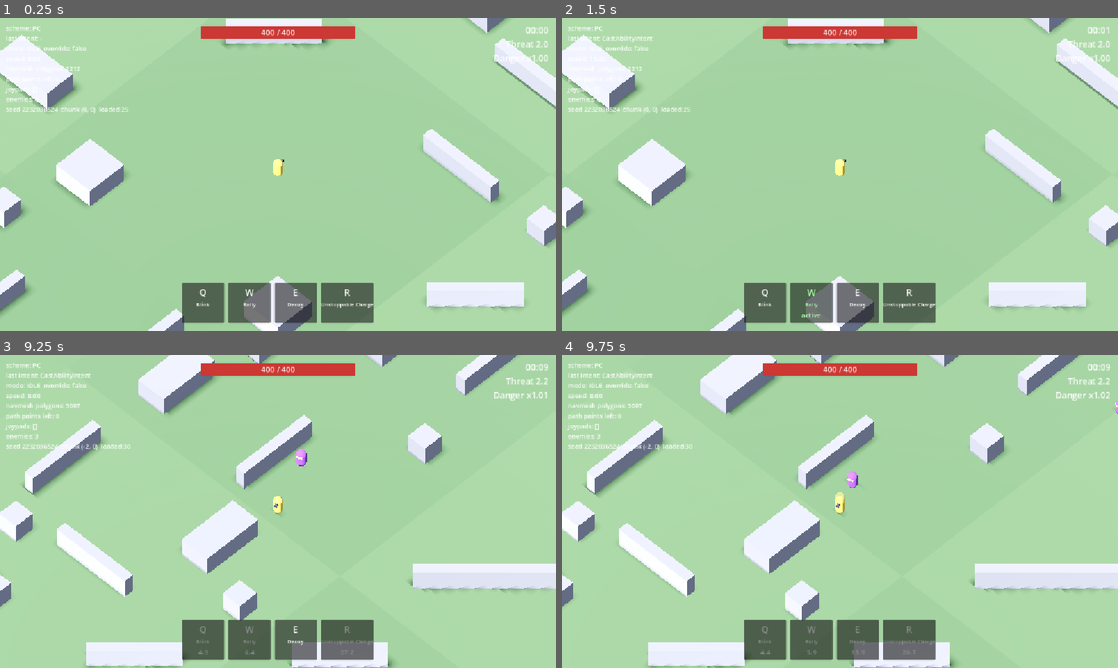
Above: before the commit, frames 1-4 (two rows, left to right).
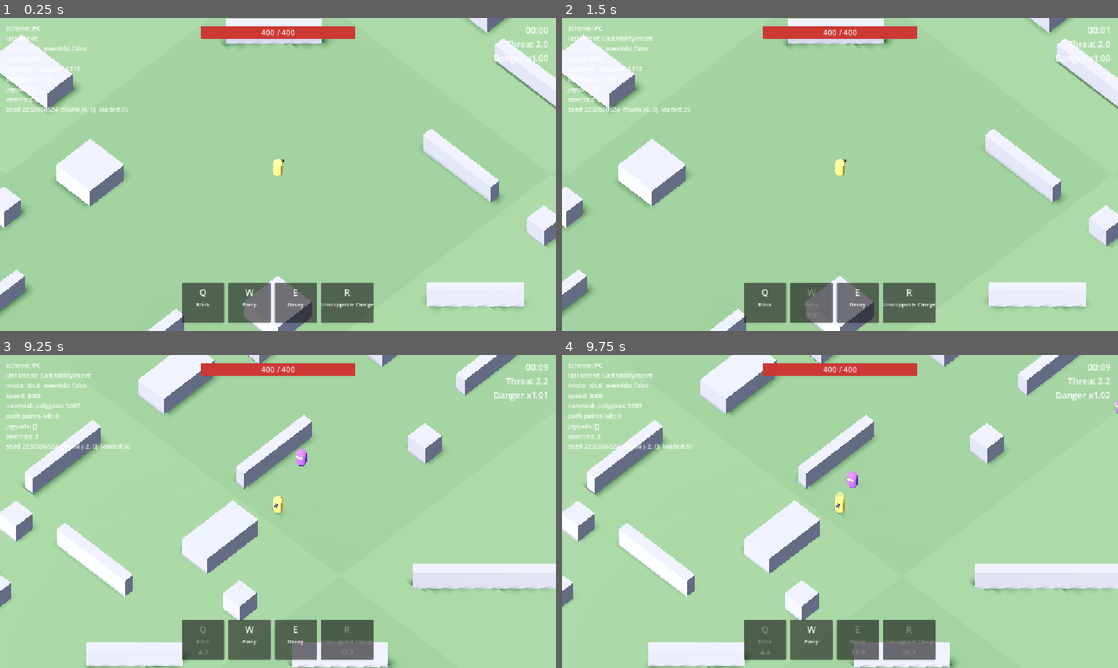
Above: after the commit, the same moments.

Repository: Ahadwen/Escape-v2
Game: Godot game, scene res://world/levels/level.tscn
The game is run twice, just before and just after one commit, with the same random seed, the same clock (stepped at 60 frames per second) and the same inputs.
Inputs (mouse positions are in pixels of both pictures, inside the frame that each line leads up to):
- Up to frame 1 (0.25 s): no input
- Up to frame 2 (1.5 s): tap Enter at 0.5 s; move the mouse to (812, 237) at 0.52 s; tap W (ability_2) at 0.6 s; click (812, 237) at 0.67 s; drag from (1006, 221) to (812, 237) at 1.27 s
- Up to frame 3 (9.25 s): click (250, 574) at 2 s; move the mouse to (111, 464) at 2.02 s; tap W (ability_2) at 2.1, 3.8, 5.3, 6.8, 8.3 s; click (111, 464) at 2.17 s; click (111, 464) at 2.75 s; drag from (305, 511) to (111, 464) at 2.77 s; click (111, 464) at 3.5 s; move the mouse to (194, 433) at 3.52 s; tap R (ability_4) at 3.6 s; click (194, 433) at 3.67 s; drag from (400, 495) to (194, 433) at 4.27 s; move the mouse to (166, 527) at 5.02 s; tap F (interact) at 5.1 s; click (166, 527) at 5.17 s; drag from (333, 442) to (166, 527) at 5.77 s; move the mouse to (250, 574) at 6.52 s; tap S (stop) at 6.6 s; click (250, 574) at 6.67 s; drag from (444, 558) to (250, 574) at 7.27 s; click (250, 574) at 8 s; move the mouse to (111, 464) at 8.02 s; tap Q (ability_1) at 8.1 s; click (111, 464) at 8.17 s; drag from (305, 511) to (111, 464) at 8.77 s
- Up to frame 4 (9.75 s): move the mouse to (756, 433) at 9.52 s; tap E (ability_3) at 9.6 s; click (756, 433) at 9.67 s

The runs differ from the first frame. In frame 1, less than 0.1% of the frame differs, in the area x 43-47%, y 91-93%; in frame 2, less than 0.1%, in the area x 43-47%, y 86-96%; in frame 3, less than 0.1%; in frame 4, less than 0.1%.

Commit message:
Knight W becomes a parry
0.4 s window with no damage taken. A hit during the window succeeds:
enemies within 3.5 m are knocked back 4 m and stunned 0.6 s, and she gains
+80% move speed (scales with Will) for 3 s. HealthComponent now emits
damage_negated for prevented hits; FxRing gives quick ground-ring feedback.

Co-Authored-By: Claude Opus 5.5 <noreply@anthropic.com>
Claude-Session: https://claude.ai/code/session_01MK2ViG6yW215fERvVJH3QP

Diff:
--- /dev/null
+++ b/abilities/executions/parry_execution.gd
@@ -0,0 +1,93 @@
+class_name ParryExecution
+extends AbilityExecution
+## Window -> (hit during window) success: knockback + stun around the caster,
+## speed boost for a while -> end. A missed parry ends when the window closes.
+
+signal parried
+
+const PARRY_ID: StringName = &"parry"
+const GRACE_ID: StringName = &"parry_grace"
+const WINDOW_COLOR: Color = Color(0.6, 0.85, 1.0, 0.7)
+const SUCCESS_COLOR: Color = Color(1.0, 1.0, 1.0, 0.9)
+
+var _data: ParryAbilityData
+var _window_left: float = 0.0
+var _boost_left: float = 0.0
+var _succeeded: bool = false
+var _modifier: StatModifier
+
+
+func _init(p_context: CastContext, data: ParryAbilityData) -> void:
+	super(p_context)
+	_data = data
+
+
+func start() -> void:
+	if context.status == null or context.health == null:
+		finished = true
+		return
+	_window_left = _data.window
+	context.status.apply(InvulnerableEffect.new(_data.window, PARRY_ID))
+	context.health.damage_negated.connect(_on_damage_negated)
+	FxRing.spawn(
+		context.caster.get_parent(), context.origin(), WINDOW_COLOR, 0.9, 1.3, _data.window
+	)
+
+
+func physics_tick(delta: float) -> void:
+	if _succeeded:
+		_boost_left -= delta
+		if _boost_left <= 0.0:
+			_end()
+		return
+	_window_left -= delta
+	if _window_left <= 0.0:
+		_end()
+
+
+func cancel() -> void:
+	_end()
+
+
+func _on_damage_negated(_event: DamageEvent) -> void:
+	# Only hits while the parry itself is up count (not other invulnerability).
+	if _succeeded or not context.status.has_effect(PARRY_ID):
+		return
+	_succeeded = true
+	context.status.remove(PARRY_ID)
+	context.status.apply(InvulnerableEffect.new(_data.success_grace, GRACE_ID))
+	var center: Vector3 = context.origin()
+	var stun: float = _data.stun_duration
+	AreaEffects.knock_back(
+		context.caster.get_tree(),
+		center,
+		_data.knockback_radius,
+		_data.knockback_distance,
+		func() -> StatusEffect: return StunEffect.new(stun, &"parry_stun")
+	)
+	FxRing.spawn(
+		context.caster.get_parent(), center, SUCCESS_COLOR, 0.8, _data.knockback_radius, 0.3
+	)
+	if context.stats != null:
+		var amount: float = (
+			_data.speed_scaling.evaluate(context.stats) if _data.speed_scaling != null else 0.8
+		)
+		_modifier = StatModifier.new(
+			StatIds.MOVE_SPEED, StatModifier.Type.PERCENT_ADD, amount, &"ability:parry"
+		)
+		context.stats.add_modifier(_modifier)
+	_boost_left = _data.speed_duration
+	parried.emit()
+
+
+func _end() -> void:
+	if finished:
+		return
+	if context.health != null and context.health.damage_negated.is_connected(_on_damage_negated):
+		context.health.damage_negated.disconnect(_on_damage_negated)
+	if context.status != null:
+		context.status.remove(PARRY_ID)
+	if _modifier != null and context.stats != null:
+		context.stats.remove_modifier(_modifier)
+		_modifier = null
+	finished = true
--- /dev/null
+++ b/abilities/types/parry_ability_data.gd
@@ -0,0 +1,27 @@
+class_name ParryAbilityData
+extends AbilityData
+## Brief parry window: no damage taken. If anything hits during it, the parry
+## succeeds: nearby enemies are knocked back and stunned and the caster gets a
+## big move-speed boost.
+
+## Seconds the parry is up.
+@export var window: float = 0.4
+
+@export_group("On success")
+@export var knockback_radius: float = 3.5
+@export var knockback_distance: float = 4.0
+@export var stun_duration: float = 0.6
+## Move speed bonus (0.8 = +80%). Typically scales with Will.
+@export var speed_scaling: StatScaling
+@export var speed_duration: float = 3.0
+## Extra invulnerability after a successful parry, so follow-up hits don't
+## land in the same instant.
+@export var success_grace: float = 0.25
+
+
+func _init() -> void:
+	targeting = Targeting.SELF
+
+
+func create_execution(context: CastContext) -> AbilityExecution:
+	return ParryExecution.new(context, self)
--- a/actors/components/health_component.gd
+++ b/actors/components/health_component.gd
@@ -5,6 +5,8 @@
 ## ignored while invulnerable.
 
 signal damaged(amount: float, event: DamageEvent)
+## A hit was completely prevented (invulnerable, parried, blocked).
+signal damage_negated(event: DamageEvent)
 signal healed(amount: float)
 signal died
 
@@ -35,7 +37,10 @@
 
 ## Applies damage. Returns HP actually lost.
 func take_damage(event: DamageEvent) -> float:
-	if is_dead or (status != null and status.is_invulnerable()):
+	if is_dead:
+		return 0.0
+	if status != null and status.is_invulnerable():
+		damage_negated.emit(event)
 		return 0.0
 	var amount: float = DamageResolver.resolve(event, stats.block if stats != null else null)
 	var lost: float = pool.drain(amount)
--- /dev/null
+++ b/characters/knight/abilities/knight_parry.tres
@@ -0,0 +1,24 @@
+[gd_resource type="Resource" format=3]
+
+[ext_resource type="Script" path="res://abilities/types/parry_ability_data.gd" id="1_parry"]
+[ext_resource type="Script" path="res://stats/stat_scaling.gd" id="2_scaling"]
+
+[sub_resource type="Resource" id="Resource_speed"]
+script = ExtResource("2_scaling")
+stat = &"will"
+base_value = 0.6
+per_point = 0.02
+
+[resource]
+script = ExtResource("1_parry")
+window = 0.4
+knockback_radius = 3.5
+knockback_distance = 4.0
+stun_duration = 0.6
+speed_scaling = SubResource("Resource_speed")
+speed_duration = 3.0
+success_grace = 0.25
+id = &"knight_parry"
+display_name = "Parry"
+targeting = 1
+cooldown = 8.0
--- a/characters/knight/abilities/knight_rally.tres
+++ /dev/null
@@ -1,21 +0,0 @@
-[gd_resource type="Resource" format=3]
-
-[ext_resource type="Script" path="res://abilities/types/stat_buff_ability_data.gd" id="1_buff"]
-[ext_resource type="Script" path="res://stats/stat_scaling.gd" id="2_scaling"]
-
-[sub_resource type="Resource" id="Resource_amount"]
-script = ExtResource("2_scaling")
-stat = &"will"
-base_value = 0.3
-per_point = 0.01
-
-[resource]
-script = ExtResource("1_buff")
-stat = &"move_speed"
-modifier_type = 1
-amount_scaling = SubResource("Resource_amount")
-duration = 3.0
-id = &"knight_rally"
-display_name = "Rally"
-targeting = 1
-cooldown = 12.0
--- a/characters/knight/knight.tres
+++ b/characters/knight/knight.tres
@@ -2,7 +2,7 @@
 
 [ext_resource type="Script" path="res://characters/character_data.gd" id="1_character"]
 [ext_resource type="Resource" path="res://characters/knight/abilities/knight_blink.tres" id="2_blink"]
-[ext_resource type="Resource" path="res://characters/knight/abilities/knight_rally.tres" id="3_rally"]
+[ext_resource type="Resource" path="res://characters/knight/abilities/knight_parry.tres" id="3_parry"]
 [ext_resource type="Resource" path="res://characters/knight/abilities/knight_charge.tres" id="4_charge"]
 [ext_resource type="Resource" path="res://characters/knight/abilities/knight_decoy.tres" id="5_decoy"]
 
@@ -14,6 +14,6 @@
 move_speed = 8.0
 will = 10.0
 ability_1 = ExtResource("2_blink")
-ability_2 = ExtResource("3_rally")
+ability_2 = ExtResource("3_parry")
 ability_3 = ExtResource("5_decoy")
 ability_4 = ExtResource("4_charge")
--- /dev/null
+++ b/ui/feedback/fx_ring.gd
@@ -0,0 +1,50 @@
+class_name FxRing
+extends Node3D
+## A one-shot ring on the ground that expands and fades, then frees itself.
+
+var color: Color = Color(1, 1, 1, 0.8)
+var start_radius: float = 0.5
+var end_radius: float = 3.0
+var duration: float = 0.3
+
+var _material: StandardMaterial3D
+var _mesh: MeshInstance3D
+
+
+static func spawn(
+	parent: Node,
+	at: Vector3,
+	p_color: Color,
+	from_radius: float,
+	to_radius: float,
+	p_duration: float
+) -> FxRing:
+	var ring: FxRing = FxRing.new()
+	ring.color = p_color
+	ring.start_radius = from_radius
+	ring.end_radius = to_radius
+	ring.duration = p_duration
+	ring.position = at + Vector3.UP * 0.06
+	parent.add_child(ring)
+	return ring
+
+
+func _ready() -> void:
+	physics_interpolation_mode = Node.PHYSICS_INTERPOLATION_MODE_OFF
+	_material = StandardMaterial3D.new()
+	_material.shading_mode = BaseMaterial3D.SHADING_MODE_UNSHADED
+	_material.transparency = BaseMaterial3D.TRANSPARENCY_ALPHA
+	_material.albedo_color = color
+	var torus: TorusMesh = TorusMesh.new()
+	torus.inner_radius = 0.85
+	torus.outer_radius = 1.0
+	torus.material = _material
+	_mesh = MeshInstance3D.new()
+	_mesh.mesh = torus
+	_mesh.cast_shadow = GeometryInstance3D.SHADOW_CASTING_SETTING_OFF
+	_mesh.scale = Vector3(start_radius, 0.08, start_radius)
+	add_child(_mesh)
+	var tween: Tween = create_tween().set_parallel(true)
+	tween.tween_property(_mesh, "scale", Vector3(end_radius, 0.08, end_radius), duration)
+	tween.tween_property(_material, "albedo_color", Color(color.r, color.g, color.b, 0.0), duration)
+	tween.chain().tween_callback(queue_free)
Not shown, changed: PLAN.md
